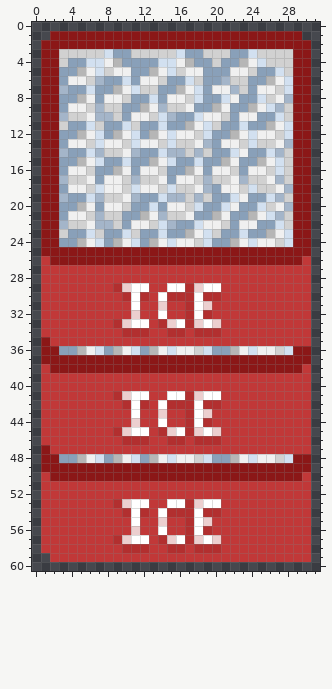
Edited in one commit: pixel-art file (Assets/Assets/Sprites/Aseprite/IceStack.aseprite). The picture above is the old version.
32x61 pixels, 1 frame. Colours within 5 levels of each other are drawn and written as one.
Now the later version:
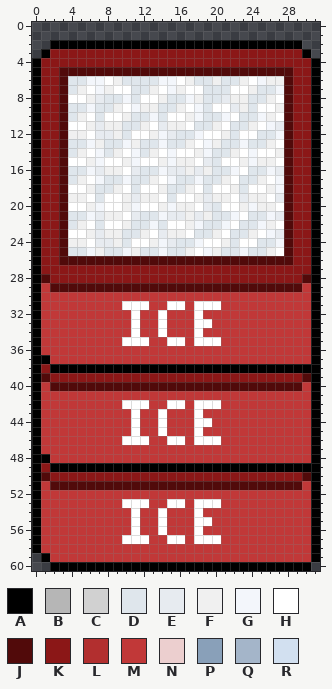
Palette (. is transparent): A #000000  B #b6b6b6  C #d1d1d1  D #dfe6ec  E #e7ebf0  F #f0f0f0  G #f3f6fb  H #ffffff  J #510a0a  K #8b1717  L #b22f2f  M #c13838  N #eccfcf  P #89a0b9  Q #a4b5c9  R #d2e0f0
Changes in this commit:
Changed rows in their new state; - is an unchanged pixel.
first column x 0:
 1 --............................--
 2 -.AAAAAAAAAAAAAAAAAAAAAAAAAAAA.-
 3 -A-KKKKKKKKKKKKKKKKKKKKKKKKKK-A-
 4 A--KKKKKKKKKKKKKKKKKKKKKKKKKK--A
 5 A--JJJJJJJJJJJJJJJJJJJJJJJJJJ--A
 6 A--JDDGGHFDDDDGGHFDDFDDFHGF-J--A
 7 A--JDFHGFHHDDFHGFHHDDDHHFDDGJ--A
 8 A--JHH-EDDGDHHFDDGFDDE-FDDFHJ--A
 9 A--JDDGDDFHGF-DDFHGDHHEFDHHFJ--A
10 A--JDFHDHHFDDGDHHFGDDGHDDGFHJ--A
11 A--JHHFEFFDDFHEFFHDDFHDDFHGEJ--A
12 A--JFFHEEFDHHFGEDDGHHFDHHDDGJ--A
13 A--JDDGFDDGFDDGDDFHGFDDGDDFHJ--A
14 A--JDFHGDFHGDFHGHHFGDDFHGHHFJ--A
15 A--JHH-GHHFGHH-GFFHEDHHFGF-HJ--A
16 A--JDDGEFFHEDDGEEFEFDDGHDDGEJ--A
17 A--JDFHGDDGDDFHGDDGDDFHDDFHGJ--A
18 A--JHHFDD-HDHHFDDFHDHH-DHHFGJ--A
19 A--JFFHDHH-EFFHDHHFEFFHEFFHEJ--A
20 A--JHH-GHHFGHHFG-FHEDHHFGFFHJ--A
21 A--JDDGEFFHEDDGEE-EFDDGHDDGEJ--A
22 A--JDFHDHHFDDGDHHFGDDGHDDGFHJ--A
23 A--JHHFEFFDDFHEFFHDDFHDDFHGEJ--A
24 A--JFFHEEFDHHFGEDDGHHFDHHDDGJ--A
25 A--JDDGFDDGFDDGDDFHGFDDGDDFHJ--A
26 AK-JJJJJJJJJJJJJJJJJJJJJJJJJJ-KA
27 AKKKKKKKKKKKKKKKKKKKKKKKKKKKKKKA
28 AJKKKKKKKKKKKKKKKKKKKKKKKKKKKKJA
29 A-JJJJJJJJJJJJJJJJJJJJJJJJJJJJ-A
30 A---------MMM-MMMMMMM----------A
31 A---------H-H-MHHM-HH----------A
32 A----------H-----M-M-----------A
33 A--------MM-M-HMMMH-M----------A
34 A---------MHM-HMM-HMM----------A
35 AM--------HHH--HH-HHH----------A
36 AMMMMMMMMMMMMMMMMMMMMMMMMMMMMMMA
37 AAMMMMMMMMMMMMMMMMMMMMMMMMMMMMMA
38 AKAAAAAAAAAAAAAAAAAAAAAAAAAAAAAA
39 AJKKKKKKKKKKKKKKKKKKKKKKKKKKKKJA
40 A-JJJJJJJJJJJJJJJJJJJJJJJJJJJJ-A
41 A--------MMMM--MMMMMM----------A
42 A---------H-H-MHHM-HH----------A
43 A-------------H--M-M-----------A
44 A----------H-----M-H-----------A
45 A--------MM-M-HMMMHMM----------A
46 A---------HHH--HH-HHH----------A
47 AM-----------------------------A
48 AAMMMMMMMMMMMMMMMMMMMMMMMMMMMMMA
49 A-AAAAAAAAAAAAAAAAAAAAAAAAAAAAAA
50 AJ----------------------------JA
51 A-JJJJJJJJJJJJJJJJJJJJJJJJJJJJ-A
52 A------------------------------A
53 A--------MH------MH------------A
54 A---------M-M--MMM-MM----------A
55 A-------------H--M-H-----------A
56 A----------H-----M-M-----------A
57 A--------MH---MH-MH-H----------A
58 A---------MMM--MM-MMM----------A
59 -A-----------------------------A
60 --AAAAAAAAAAAAAAAAAAAAAAAAAAAAA-
